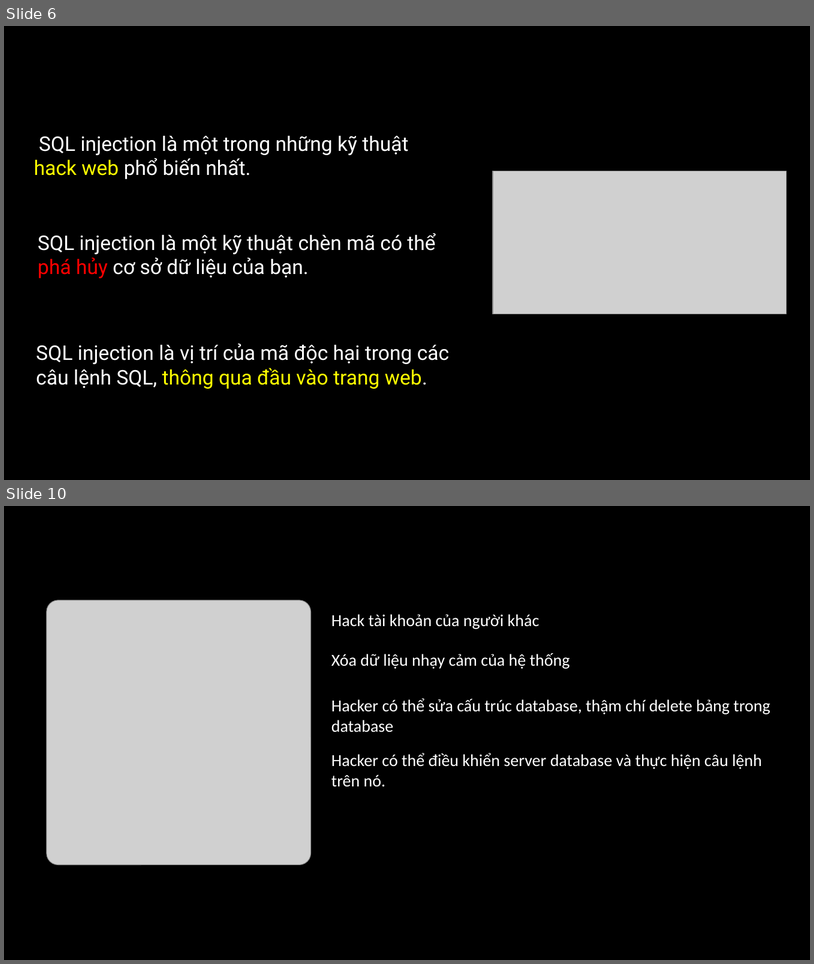
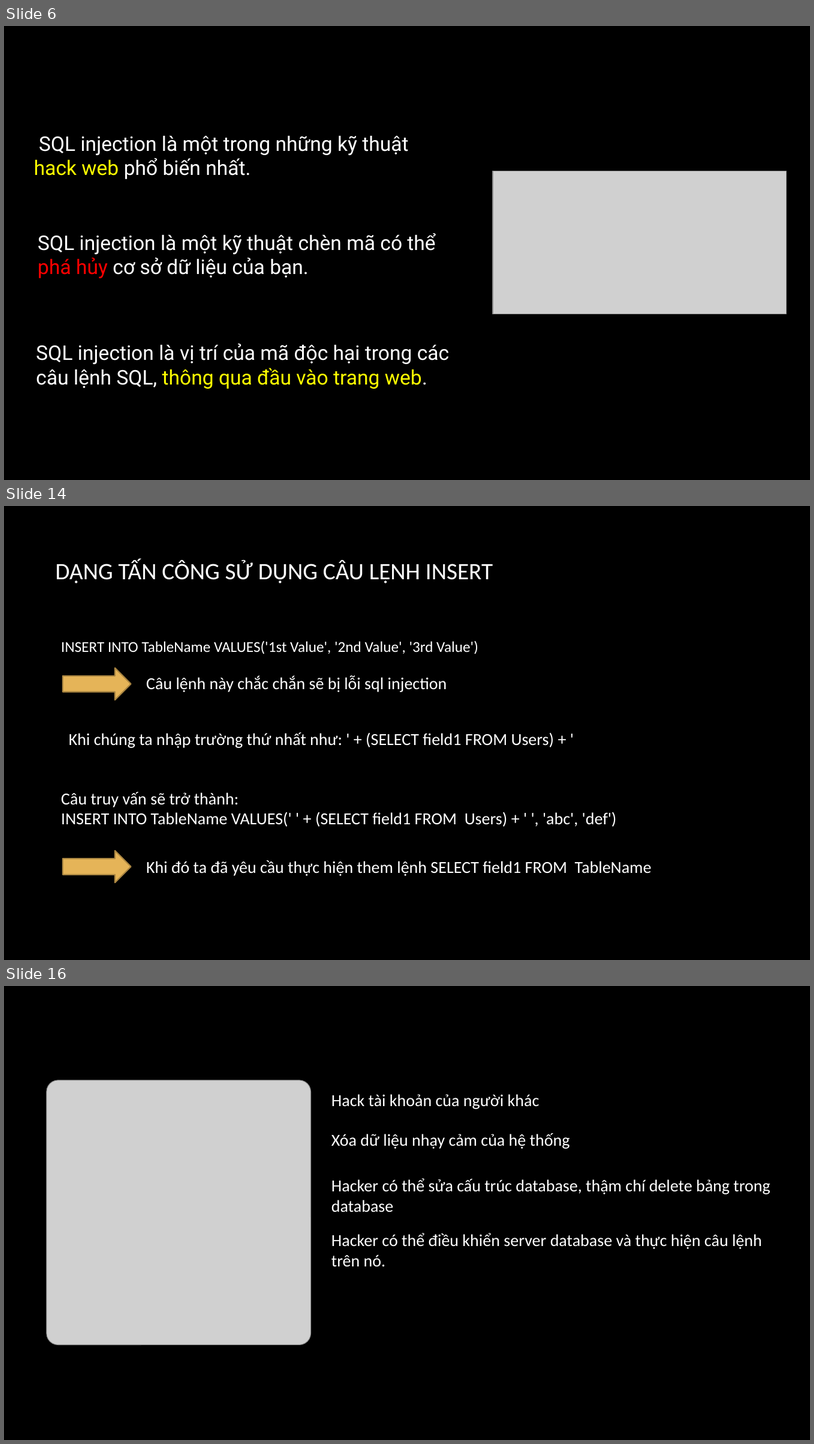
Before and after one commit to phamthanhtrungg/sql-injection, a slide deck: presentation.pptx. Shown one above the other, each under a label of ours: slides 6 and 10 before the commit, slides 6, 14 and 16 after it; the slides between them are not shown. The pictures are 814x964 and 814x1444 pixels, drawn with LibreOffice and Linux fonts; fonts in the diff are those of the drawing; grey boxes stand for pictures; background and template pictures are left out. Boxes give left, top, right and bottom in pixels: in the first picture for what was removed or moved away, otherwise in the second. Text is boxed around its words. In the diff, an @@ line names an element or a change of style, - is before the commit and + after.

```diff
--- a/presentation.pptx
+++ b/presentation.pptx
@@ slide 14 added at [4,506,810,960], background picture (left out) @@
@@ title added at [56,559,493,583], 28 pt, text #FFFFFF @@
+DẠNG TẤN CÔNG SỬ DỤNG CÂU LỆNH INSERT
@@ text added at [61,640,479,654], 18 pt, text #FFFFFF @@
+INSERT INTO TableName VALUES('1st Value', '2nd Value', '3rd Value')
@@ right arrow added at [63,667,131,700], fill #E5B458, outline #A98541 1.5 pt @@
@@ text added at [146,675,447,692], 20 pt, text #FFFFFF @@
+Câu lệnh này chắc chắn sẽ bị lỗi sql injection
@@ text added at [69,732,555,748], 20 pt, text #FFFFFF @@
+Khi chúng ta nhập trường thứ nhất như: ' + (SELECT field1 FROM Users) + '
@@ text added at [61,792,617,826], 20 pt, text #FFFFFF @@
+Câu truy vấn sẽ trở thành:
+INSERT INTO TableName VALUES(' ' + (SELECT field1 FROM Users) + ' ', 'abc', 'def')
@@ right arrow added at [63,850,131,882], fill #E5B458, outline #A98541 1.5 pt @@
@@ text added at [146,860,652,876], 20 pt, text #FFFFFF @@
+Khi đó ta đã yêu cầu thực hiện them lệnh SELECT field1 FROM TableName
@@ what was slide 10 is now slide 16 @@
```
Also in this commit, not shown: 7 slides changed, 11 other slides added, 4 slides removed, 1 other file.
